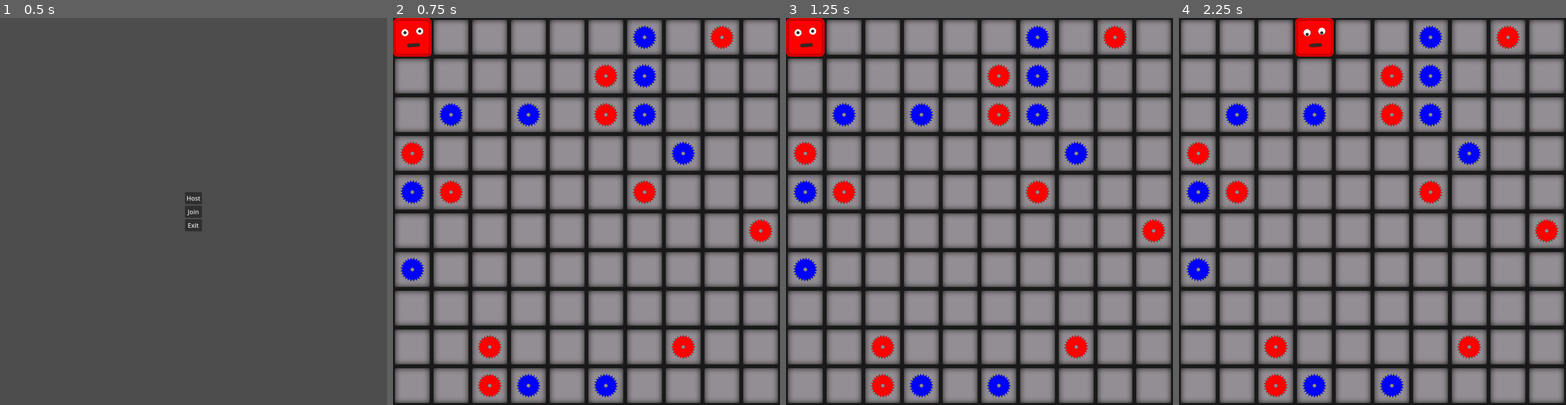
Above: before the commit, frames 1-4 (left to right).
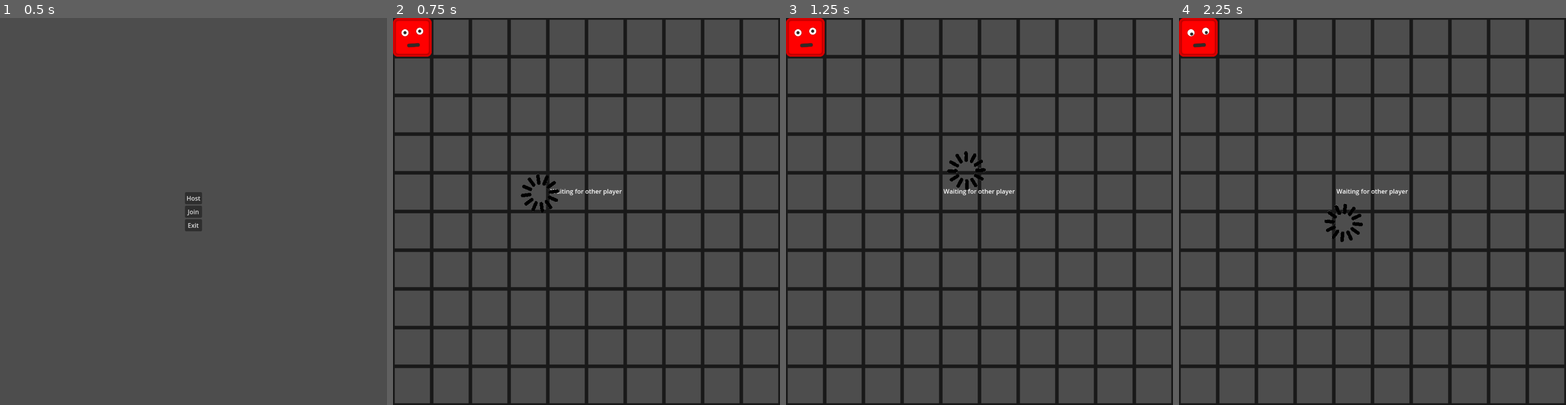
Above: after the commit, the same moments.

Repository: HephaistosForge/BlockyChaos
Game: Godot game, scene res://world/world.tscn
Two runs of this game, one before a commit and one after it. Both use one fixed random seed, a clock stepped at 60 frames per second and the inputs below.
Inputs (mouse positions are in pixels of both pictures, inside the frame that each line leads up to):
- Up to frame 1 (0.5 s): no input
- Up to frame 2 (0.75 s): click "Host" at 0.5 s
- Up to frame 3 (1.25 s): no input
- Up to frame 4 (2.25 s): move the mouse to (1457, 192) at 1.27 s; hold D (right) 1.28-2.03 s; move the mouse to (1295, 230) at 2.02 s; hold S (down) from 2.03 s (still down)

Frame 1 is identical in both runs. In frame 2, 70% of the frame differs, in the area x 0-100%, y 0-100%; in frame 3, 70%; in frame 4, 72%.

Commit message:
Add bullets and goal

Diff:
--- /dev/null
+++ b/entities/bullet/bullet.gd
@@ -0,0 +1,9 @@
+extends Area2D
+
+@export var type: String
+
+
+
+func _on_body_entered(body):
+	if body.type == type:
+		body.die()
--- /dev/null
+++ b/entities/bullet/bullet.tscn
@@ -0,0 +1,41 @@
+[gd_scene load_steps=5 format=3 uid="uid://c1lfbitfwefcv"]
+
+[ext_resource type="Script" path="res://entities/bullet/bullet.gd" id="1_lj808"]
+[ext_resource type="Texture2D" uid="uid://byack20pobxh3" path="res://entities/bullet/bullet.png" id="1_ms6q5"]
+
+[sub_resource type="CircleShape2D" id="CircleShape2D_hdqp4"]
+radius = 42.107
+
+[sub_resource type="SceneReplicationConfig" id="SceneReplicationConfig_m5633"]
+properties/0/path = NodePath(".:type")
+properties/0/spawn = true
+properties/0/sync = true
+properties/1/path = NodePath(".:position")
+properties/1/spawn = true
+properties/1/sync = true
+properties/2/path = NodePath(".:scale")
+properties/2/spawn = true
+properties/2/sync = true
+properties/3/path = NodePath(".:rotation")
+properties/3/spawn = true
+properties/3/sync = true
+properties/4/path = NodePath(".:modulate")
+properties/4/spawn = true
+properties/4/sync = true
+
+[node name="Bullet" type="Area2D"]
+collision_layer = 2
+collision_mask = 5
+script = ExtResource("1_lj808")
+
+[node name="Sprite" type="Sprite2D" parent="."]
+scale = Vector2(0.2, 0.2)
+texture = ExtResource("1_ms6q5")
+
+[node name="CollisionShape2D" type="CollisionShape2D" parent="."]
+shape = SubResource("CircleShape2D_hdqp4")
+
+[node name="MultiplayerSynchronizer" type="MultiplayerSynchronizer" parent="."]
+replication_config = SubResource("SceneReplicationConfig_m5633")
+
+[connection signal="body_entered" from="." to="." method="_on_body_entered"]
--- /dev/null
+++ b/entities/bullet/bullet_spawner.gd
@@ -0,0 +1,14 @@
+extends Node2D
+
+@export var type: String
+var bullet_scene = preload("res://entities/bullet/bullet.tscn")
+
+func _on_timer_timeout():
+	var bullet = bullet_scene.instantiate()
+	get_parent().add_child(bullet, true)
+	bullet.position = position
+	var tween = bullet.create_tween()
+	tween.tween_property(bullet, "position", $Target.global_position, 5)
+	tween.tween_callback(bullet.queue_free)
+
+	bullet.modulate = Color.RED if type == "red" else Color.BLUE
--- /dev/null
+++ b/entities/bullet/bullet_spawner.tscn
@@ -0,0 +1,23 @@
+[gd_scene load_steps=3 format=3 uid="uid://du7w3rylj8dyl"]
+
+[ext_resource type="Script" path="res://entities/bullet/bullet_spawner.gd" id="1_cbopw"]
+
+[sub_resource type="SceneReplicationConfig" id="SceneReplicationConfig_joe2n"]
+properties/0/path = NodePath(".:type")
+properties/0/spawn = true
+properties/0/sync = true
+
+[node name="BulletSpawner" type="Node2D"]
+script = ExtResource("1_cbopw")
+
+[node name="Timer" type="Timer" parent="."]
+wait_time = 5.0
+autostart = true
+
+[node name="MultiplayerSynchronizer" type="MultiplayerSynchronizer" parent="."]
+replication_config = SubResource("SceneReplicationConfig_joe2n")
+
+[node name="Target" type="Node2D" parent="."]
+position = Vector2(1000, 0)
+
+[connection signal="timeout" from="Timer" to="." method="_on_timer_timeout"]
--- /dev/null
+++ b/entities/goal/goal.gd
@@ -0,0 +1,3 @@
+extends Area2D
+
+@export var type: String
--- /dev/null
+++ b/entities/goal/goal.tscn
@@ -0,0 +1,30 @@
+[gd_scene load_steps=5 format=3 uid="uid://bmu27a6hf3q7l"]
+
+[ext_resource type="Script" path="res://entities/goal/goal.gd" id="1_1v7l4"]
+[ext_resource type="Texture2D" uid="uid://fgjgqacja3s6" path="res://entities/goal/goal.png" id="1_v0mmb"]
+
+[sub_resource type="CircleShape2D" id="CircleShape2D_f1ujr"]
+radius = 43.0465
+
+[sub_resource type="SceneReplicationConfig" id="SceneReplicationConfig_rpf41"]
+properties/0/path = NodePath(".:type")
+properties/0/spawn = true
+properties/0/sync = true
+properties/1/path = NodePath(".:position")
+properties/1/spawn = true
+properties/1/sync = true
+properties/2/path = NodePath(".:modulate")
+properties/2/spawn = true
+properties/2/sync = true
+
+[node name="Goal" type="Area2D"]
+script = ExtResource("1_1v7l4")
+
+[node name="Sprite" type="Sprite2D" parent="."]
+texture = ExtResource("1_v0mmb")
+
+[node name="CollisionShape2D" type="CollisionShape2D" parent="."]
+shape = SubResource("CircleShape2D_f1ujr")
+
+[node name="MultiplayerSynchronizer" type="MultiplayerSynchronizer" parent="."]
+replication_config = SubResource("SceneReplicationConfig_rpf41")
--- a/entities/player/player.gd
+++ b/entities/player/player.gd
@@ -6,6 +6,7 @@
 var next_allowed_movement_time = -1
 var world
 var type: String
+var is_dead = false
 @export var tile = Vector2.ZERO
 
 
@@ -17,6 +18,18 @@
 
 func time():
 	return Time.get_unix_time_from_system()
+
+func die():
+	is_dead = true
+	$AudioWrong.play()
+	var tween = create_tween()
+	tween.tween_property(self, "scale", Vector2.ONE, .05) \
+		.set_ease(Tween.EASE_IN_OUT).set_trans(Tween.TRANS_CUBIC)
+	tween.parallel().tween_property(self, "rotation", 2 * PI, 1) \
+		.set_ease(Tween.EASE_IN_OUT).set_trans(Tween.TRANS_BACK).from_current()
+	tween.parallel().tween_property(self, "scale", Vector2.ONE * .2, 1) \
+		.set_ease(Tween.EASE_IN_OUT).set_trans(Tween.TRANS_BACK)
+	world.game_over()
 
 func _physics_process(_delta):
 	if is_multiplayer_authority() and world.is_game_running():
@@ -49,15 +62,11 @@
 				tween.tween_property(self, "scale", Vector2.ONE, movement_delay / 3 * 2) \
 					.set_ease(Tween.EASE_IN_OUT).set_trans(Tween.TRANS_CUBIC)
 
+
 				if is_dead:
-					$AudioWrong.play()
-					tween.tween_property(self, "scale", Vector2.ONE, .05) \
-						.set_ease(Tween.EASE_IN_OUT).set_trans(Tween.TRANS_CUBIC)
-					tween.parallel().tween_property(self, "rotation", 2 * PI, 1) \
-						.set_ease(Tween.EASE_IN_OUT).set_trans(Tween.TRANS_BACK).from_current()
-					tween.parallel().tween_property(self, "scale", Vector2.ONE * .2, 1) \
-						.set_ease(Tween.EASE_IN_OUT).set_trans(Tween.TRANS_BACK)
-					world.game_over()
+					#if tile in world.traps:
+					#	world.traps[tile].visible = true
+					die()
 
 				next_allowed_movement_time = time() + movement_delay
 			else:
@@ -76,37 +85,19 @@
 
 
 
-		remote_set_position.rpc(global_position)
-		remote_set_scale.rpc(global_scale)
-		remote_set_rotation.rpc(global_rotation)
-
-@rpc("unreliable")
+@rpc("any_peer")
 func init_as_player(color, tile_coord, player_type: String):
 	$Body/BodySprite.self_modulate = color
 
 	self.type = player_type
-	if is_multiplayer_authority():
-		Globals.local_player_type = type
-		#for trap in get_tree().get_nodes_in_group("trap"):
-			#if trap.type != type:
-				#trap.visible = false
+	#if is_multiplayer_authority():
+	# Globals.local_player_type = type
+
 	tile = tile_coord
 	world = get_tree().get_first_node_in_group("world")
 	position = world.tile_to_world_coord(tile)
-	remote_set_position(global_position)
-
-@rpc("unreliable")
-func remote_set_position(authority_position):
-	global_position = authority_position
 
 
-@rpc("unreliable")
-func remote_set_rotation(authority_rotation):
-	global_rotation = authority_rotation
-
-@rpc("unreliable")
-func remote_set_scale(authority_scale):
-	global_scale = authority_scale
 
 func _input(event):
 	if event is InputEventMouseMotion and is_multiplayer_authority():
--- a/entities/player/player.tscn
+++ b/entities/player/player.tscn
@@ -9,7 +9,7 @@
 [ext_resource type="AudioStream" uid="uid://bcyu606so3hx7" path="res://entities/player/audio/move.wav" id="7_aqrrm"]
 
 [sub_resource type="RectangleShape2D" id="RectangleShape2D_mqqhx"]
-size = Vector2(100, 100)
+size = Vector2(85, 82)
 
 [sub_resource type="SceneReplicationConfig" id="SceneReplicationConfig_7i3tb"]
 properties/0/path = NodePath(".:tile")
@@ -21,13 +21,21 @@
 properties/2/path = NodePath("Body/RightEye/RightEyePupil:position")
 properties/2/spawn = true
 properties/2/sync = true
+properties/3/path = NodePath(".:position")
+properties/3/spawn = true
+properties/3/sync = true
+properties/4/path = NodePath(".:rotation")
+properties/4/spawn = true
+properties/4/sync = true
+properties/5/path = NodePath(".:scale")
+properties/5/spawn = true
+properties/5/sync = true
 
 [sub_resource type="CircleShape2D" id="CircleShape2D_k6uk4"]
 radius = 4.0
 
 [node name="Player" type="CharacterBody2D" groups=["player"]]
-collision_layer = 17
-collision_mask = 17
+collision_mask = 19
 script = ExtResource("1_3yqfr")
 
 [node name="CollisionShape2D2" type="CollisionPolygon2D" parent="."]
@@ -80,8 +88,8 @@
 [node name="RigidBody2D" type="RigidBody2D" parent="."]
 position = Vector2(-19, -12)
 collision_layer = 16
-collision_mask = 16
 gravity_scale = 0.0
 
 [node name="CollisionShape2D" type="CollisionShape2D" parent="RigidBody2D"]
 shape = SubResource("CircleShape2D_k6uk4")
+disabled = true
--- a/entities/trap/trap.gd
+++ b/entities/trap/trap.gd
@@ -1,6 +1,6 @@
 extends Node2D
 
-var type: String
+@export var type: String
 
 func _ready():
 	var tween = create_tween()
@@ -9,4 +9,4 @@
 		.set_trans(Tween.TRANS_EXPO).set_ease(Tween.EASE_IN_OUT)
 	tween.tween_property(self, "rotation", 0, randf()).from_current()
 
-	self.visible = type != Globals.local_player_type
+	# self.visible = type != Globals.local_player_type
--- a/entities/trap/trap.tscn
+++ b/entities/trap/trap.tscn
@@ -13,6 +13,9 @@
 properties/2/path = NodePath(".:modulate")
 properties/2/spawn = true
 properties/2/sync = true
+properties/3/path = NodePath(".:type")
+properties/3/spawn = true
+properties/3/sync = true
 
 [node name="Trap" type="Node2D" groups=["trap"]]
 z_index = 5
--- a/globals/globals.gd
+++ b/globals/globals.gd
@@ -1,4 +1 @@
 extends Node
-
-
-var local_player_type: String = "red"
--- a/project.godot
+++ b/project.godot
@@ -50,3 +50,10 @@
 , Object(InputEventKey,"resource_local_to_scene":false,"resource_name":"","device":-1,"window_id":0,"alt_pressed":false,"shift_pressed":false,"ctrl_pressed":false,"meta_pressed":false,"pressed":false,"keycode":0,"physical_keycode":4194321,"key_label":0,"unicode":0,"echo":false,"script":null)
 ]
 }
+
+[layer_names]
+
+2d_physics/layer_1="player"
+2d_physics/layer_2="bullet"
+2d_physics/layer_3="wall"
+2d_physics/layer_5="eyes"
--- a/world/multiplayer.gd
+++ b/world/multiplayer.gd
@@ -10,6 +10,8 @@
 
 var server: bool
 
+var players = []
+var player_scene = preload("res://entities/player/player.tscn")
 var connected_peer_ids = []
 var player_colors = [Color.RED, Color.BLUE, Color.YELLOW, Color.GREEN]
 var local_player_character # the Client
@@ -27,7 +29,6 @@
 	multiplayer.multiplayer_peer = multiplayer_peer
 
 	add_new_player(1)
-	get_parent().start_game()
 
 	# multiplayer_peer.peer_connected.connect(
 	multiplayer.peer_connected.connect(
@@ -42,6 +43,7 @@
 			add_previously_connected_players.rpc_id(new_peer_id, connected_peer_ids)
 
 			add_new_player(new_peer_id)
+			get_parent().start_game()
 	)
 
 
@@ -53,17 +55,23 @@
 
 func add_new_player(peer_id) -> void:
 	connected_peer_ids.append(peer_id)
-	var player_node = preload("res://entities/player/player.tscn").instantiate()
+	var player_node = player_scene.instantiate()
 	player_node.set_multiplayer_authority(peer_id)
 	var color = Color.RED if peer_id == 1 else Color.BLUE
 	var pos = Vector2.ZERO if peer_id == 1 else Vector2.ONE * get_parent().map_size - Vector2.ONE
 	var type = "red" if peer_id == 1 else "blue"
 	self.add_child(player_node)
+	players.append(player_node)
+	print(players)
+	#if is_multiplayer_authority():
+	#player_node.rpc("init_as_player", color, pos, type)
 	player_node.init_as_player(color, pos, type)
+	# player_node.update_traps()
+
+
 
 	if peer_id == multiplayer.get_unique_id():
 		local_player_character = player_node
-
 
 @rpc
 func add_newly_connected_player_character(new_peer_id) -> void:
--- a/world/world.gd
+++ b/world/world.gd
@@ -7,9 +7,20 @@
 
 var is_game_over = false
 
-var traps = {}
+# Number starting at 1, at 2 bullets start.
+# Each completed level increases difficulty by one
+# Number of bulletspawners is (difficulty - 1)
+# Number of traps is 8 + difficulty per player color
+var difficulty = 2
+
+@export var traps = {}
 var trap_scene = preload("res://entities/trap/trap.tscn")
 var tile_scene = preload("res://world/tile/tile.tscn")
+var bullet_scene = preload("res://entities/bullet/bullet.tscn")
+var bullet_spawner_scene = preload("res://entities/bullet/bullet_spawner.tscn")
+var goal_scene = preload("res://entities/goal/goal.tscn")
+
+var local_player
 
 func add_trap(at_tile: Vector2, type: String):
 	var trap = trap_scene.instantiate()
@@ -19,7 +30,7 @@
 	traps[at_tile] = trap
 	trap.position = at_pos
 	trap.modulate = Color.RED if type == "red" else Color.BLUE
-	# trap.visible = type == "red"
+	# trap.visible = local_player == "red"
 	trap.type = type
 
 func add_random_traps(number: int, type: String):
@@ -31,15 +42,49 @@
 				break
 		add_trap(at_tile, type)
 
+func add_random_bullet_spawner(type: String):
+	var bullet_spawner = bullet_spawner_scene.instantiate()
+	# trap = $Spawner.spawn(trap_scene)
+	add_child(bullet_spawner, true)
+	var at_tile = Vector2(-1, randi_range(1, map_size.y-2))
+	var at_pos = tile_to_world_coord(at_tile)
+	bullet_spawner.position = at_pos
+	# trap.modulate = Color.RED if type == "red" else Color.BLUE
+	# trap.visible = local_player == "red"
+	bullet_spawner.type = type
+
+@rpc("call_local")
+func sync_traps():
+	var local_type = $Multiplayer.local_player_character.type
+	print("sync traps", local_type, " ", $Multiplayer.local_player_character.type)
+	for trap in get_tree().get_nodes_in_group("trap"):
+		trap.visible = local_type == trap.type
+		# print(trap.type, " | ", local_type, " -> ", trap.type == local_type)
+		# trap.visible = trap.type == type
+
 func start_game():
 	$Waiting.visible = false
 	add_random_traps(10, "red")
 	add_random_traps(10, "blue")
+	add_random_bullet_spawner("red")
+	add_random_bullet_spawner("blue")
+	for player in get_tree().get_nodes_in_group("player"):
+		print("goal at ", player.position)
+		var goal = goal_scene.instantiate()
+		add_child(goal)
+		goal.position = player.position
+		goal.type = "red" if player.type == "blue" else "blue"
+		goal.modulate = Color.RED if goal.type == "red" else Color.BLUE
+
 	for y in map_size.y:
 		for x in map_size.x:
 			var tile = tile_scene.instantiate()
 			add_child(tile, true)
 			tile.position = tile_to_world_coord(Vector2(x, y))
+
+	# Call deferred is important here because otherwise godot does not have enough
+	# time to sync traps with the other player
+	call_deferred("rpc", "sync_traps")
 
 func is_tile_deadly(tile_coord):
 	return tile_coord in traps
@@ -80,4 +125,4 @@
 
 
 func is_game_running():
-	return len($Multiplayer.connected_peer_ids) >= 1 and not is_game_over
+	return len($Multiplayer.connected_peer_ids) >= 2 and not is_game_over
--- a/world/world.tscn
+++ b/world/world.tscn
@@ -30,6 +30,9 @@
 properties/2/path = NodePath("GameOver:visible")
 properties/2/spawn = true
 properties/2/sync = true
+properties/3/path = NodePath(".:traps")
+properties/3/spawn = true
+properties/3/sync = true
 
 [node name="World" type="Node2D" groups=["world"]]
 script = ExtResource("1_nu8f6")
@@ -131,7 +134,7 @@
 environment = SubResource("Environment_w6v8t")
 
 [node name="Spawner" type="MultiplayerSpawner" parent="."]
-_spawnable_scenes = PackedStringArray("res://world/tile/tile.tscn", "res://entities/trap/trap.tscn")
+_spawnable_scenes = PackedStringArray("res://world/tile/tile.tscn", "res://entities/trap/trap.tscn", "res://entities/goal/goal.tscn", "res://entities/bullet/bullet.tscn")
 spawn_path = NodePath("..")
 
 [node name="Synchronizer" type="MultiplayerSynchronizer" parent="."]
Binary file added: entities/bullet/bullet.png
Not shown, added: entities/bullet/bullet.png.import
Binary file added: entities/goal/goal.png
Not shown, added: entities/goal/goal.png.import
